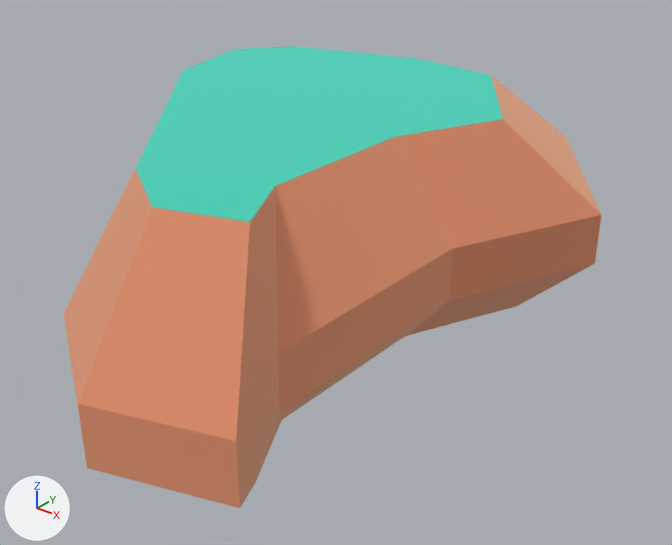
A saved change to the glTF model public/models/nf2/nature/rock_largeA.glb.
Both versions are drawn from a camera (50 mm lens) standing at (0.817, -0.895, 0.546) and looking at (0.091, 0.013, -0.017). Every picture has the same lights, and +X, +Y and +Z are marked at lower left. The first picture is the older version. Where no turn or scale is listed for an object, it has been applied to the vertices.

The older version as bpy lines, for what is in view:
```python
mat_dirt = principled_material('dirt')
mat_dirt.base_color = (0.886, 0.514, 0.341)  # beige #f2be9e
mat_dirt.metallic = 1.0
mat_dirt.roughness = 1.0
mat_grass = principled_material('grass')
mat_grass.base_color = (0.173, 0.847, 0.722)  # cyan #73eddd
mat_grass.metallic = 1.0
mat_grass.roughness = 1.0
me_mesh_rock_largea = bpy.data.meshes.new('Mesh rock_largeA')
me_mesh_rock_largea.from_pydata(...)  # 42 vertices, 80 faces; spans x -0.392..0.392, y -0.508..0.508, z 0.0..0.26
# faces by material slot: [71, 9]
me_mesh_rock_largea.materials.append(mat_dirt)  # beige #f2be9e
me_mesh_rock_largea.materials.append(mat_grass)  # cyan #73eddd
ob_rock_largea = bpy.data.objects.new('rock_largeA', me_mesh_rock_largea)
ob_rock_largea.location = (0.0, 0.0, -0.05)
```
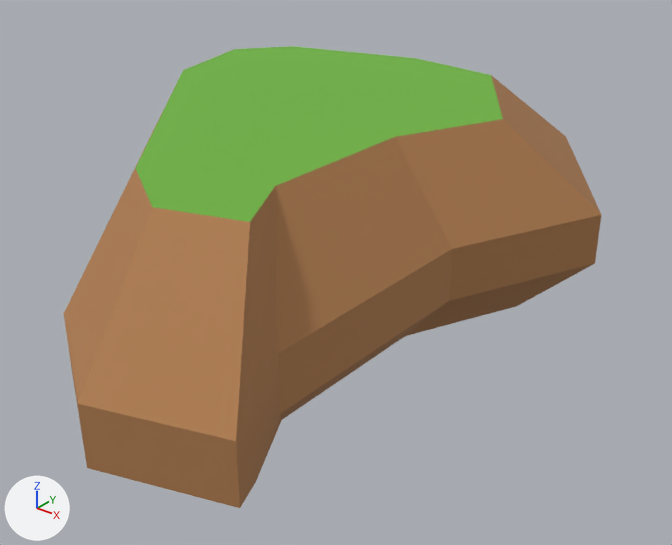
Pixel boxes [x1, y1, x2, y2] of what changed, in the pictures (672 x 545 px):
'rock_largeA', recoloured, surface changed (darker): [64, 46, 601, 508] in both

The change, as a list of edits to the scene's bpy script:
```text
Change mat_dirt:
    mat_dirt.metallic: 1.0 -> 0.0
    mat_dirt.base_color: (0.886, 0.514, 0.341) -> (0.418, 0.198, 0.0762)  # beige #f2be9e -> brown #ad7b4e
Change mat_grass:
    mat_grass.metallic: 1.0 -> 0.0
    mat_grass.base_color: (0.173, 0.847, 0.722) -> (0.159, 0.451, 0.0513)  # cyan #73eddd -> green #6fb340
Remove ob_tmpparent:
    ob_tmpparent = bpy.data.objects.new('tmpParent', None)
    ob_tmpparent.location = (0.0, 0.0, 0.0)
```
